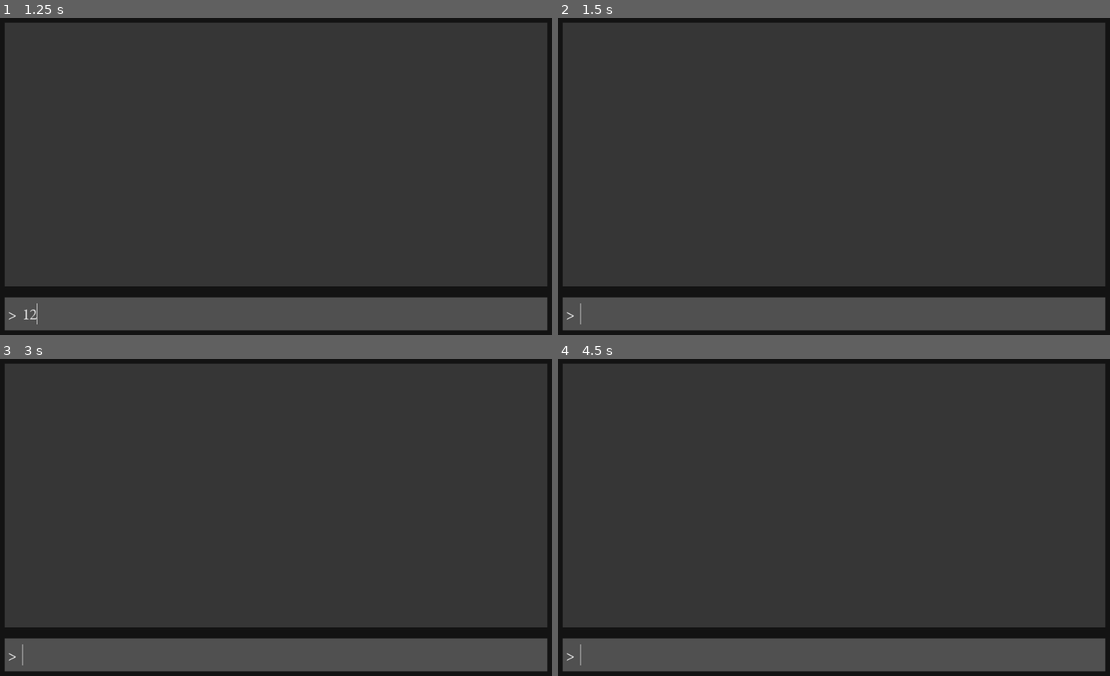
Above: before the commit, frames 1-4 (two rows, left to right).
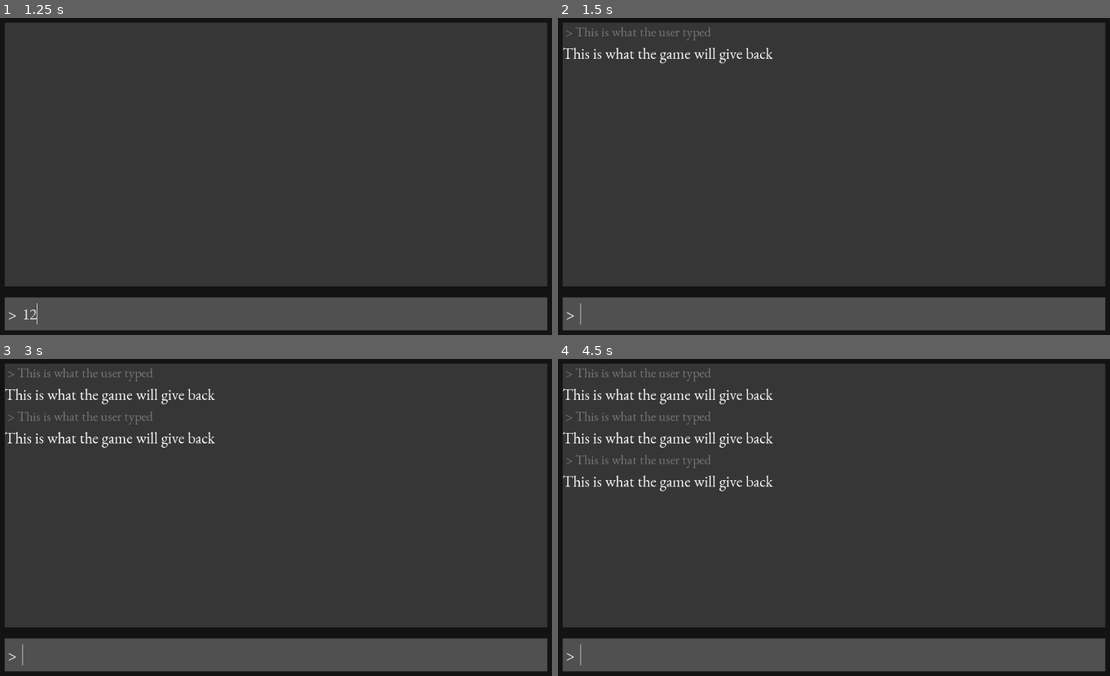
Above: after the commit, the same moments.

Repository: philipuriarte/Godot-Retro-Text-Adventure-Tutorial
Game: Godot game, scene res://scenes/game.tscn
Two runs of this game, one before a commit and one after it. Both use one fixed random seed, a clock stepped at 60 frames per second and the inputs below.
Inputs (mouse positions are in pixels of both pictures, inside the frame that each line leads up to):
- Up to frame 1 (1.25 s): click (287, 312) at 0.52 s; type "12" at 0.6 s
- Up to frame 2 (1.5 s): tap Enter at 1.25 s
- Up to frame 3 (3 s): tap Space at 2 s; tap Enter at 2.75 s
- Up to frame 4 (4.5 s): tap Space at 3.5 s; tap Enter at 4.25 s

Frame 1 is identical in both runs. In frame 2, 0.6% of the frame differs, in the area x 0-40%, y 2-15%; in frame 3, 1.3%; in frame 4, 1.9%, in the area x 0-40%, y 2-42%.

Commit message:
Add code to game.gd to add input_response scene

Diff:
--- a/logic/game.gd
+++ b/logic/game.gd
@@ -7,4 +7,5 @@
 onready var history_rows = $Background/MarginContainer/Rows/GameInfo/ScrollContainer/HistoryRows
 
 func _on_Input_text_entered(new_text: String) -> void:
-	pass # Replace with function body.
+	var input_response = InputResponse.instance()
+	history_rows.add_child(input_response)
